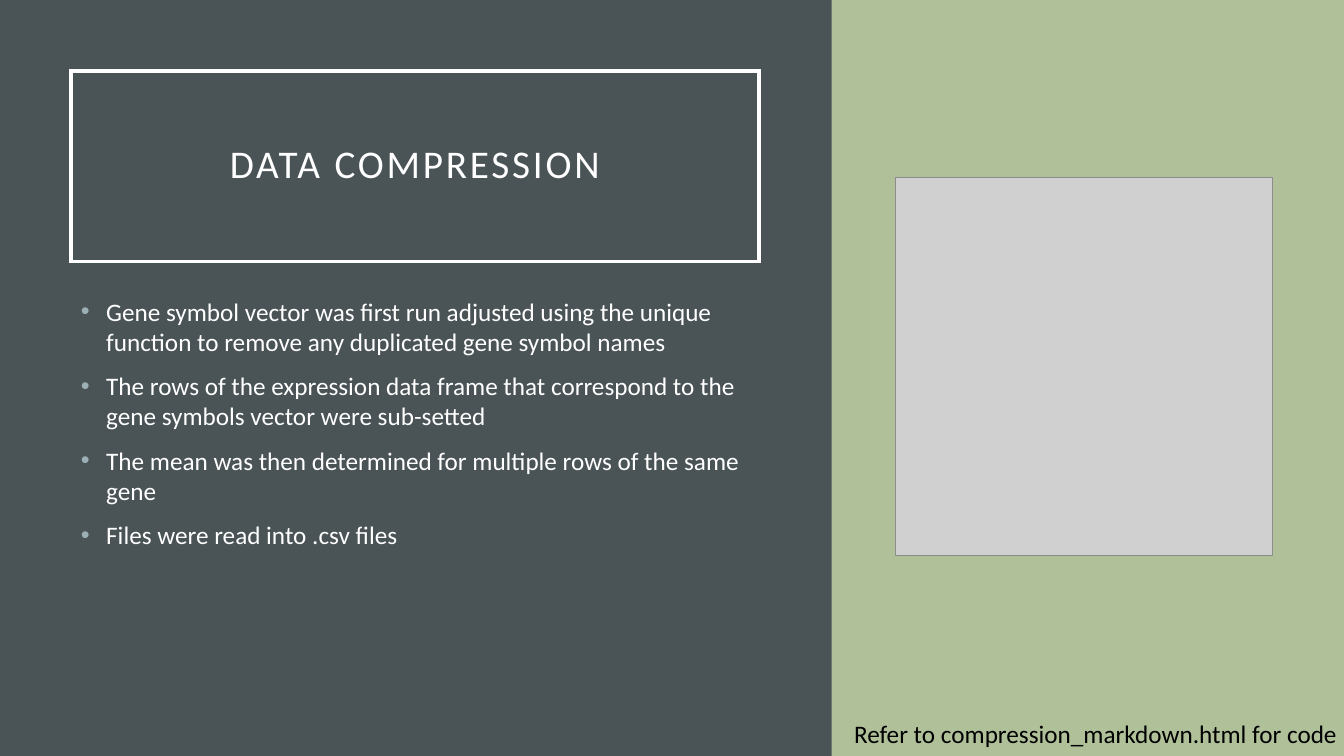
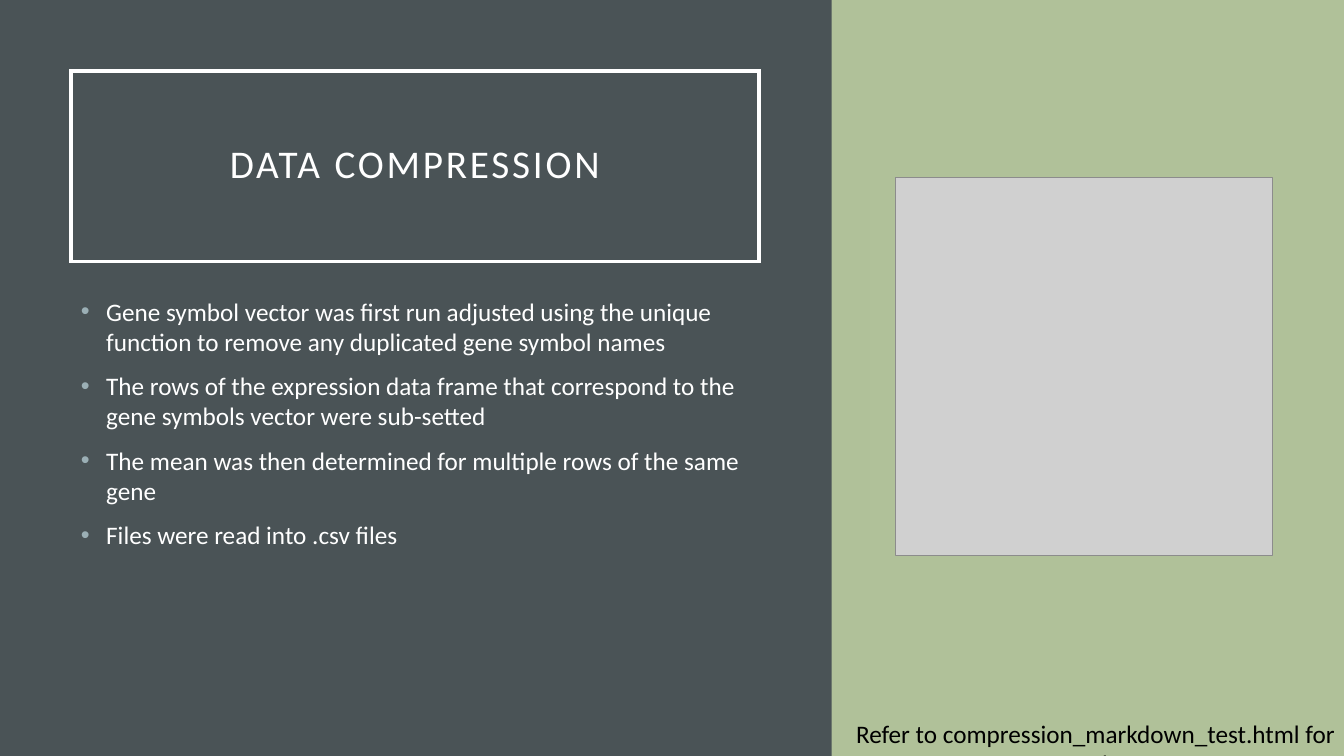
Before and after one commit to justjooz/research-experience, a slide deck: slide 8 of RE Presentation v2.pptx. Drawn at 1344x756 pixels with LibreOffice and Linux fonts; fonts in the diff are those of the drawing; grey boxes stand for pictures. Boxes give left, top, right and bottom in pixels: in the first picture for what was removed or moved away, otherwise in the second. Text is boxed around its words. In the diff, an @@ line names an element or a change of style, - is before the commit and + after.

```diff
--- a/RE Presentation v2.pptx
+++ b/RE Presentation v2.pptx
@@ text at bbox=[856, 725, 1334, 747]: text changed @@
-Refer to compression_markdown.html for code
+Refer to compression_markdown_test.html for code
```
Also in this commit, not shown: 2 other slides changed.
